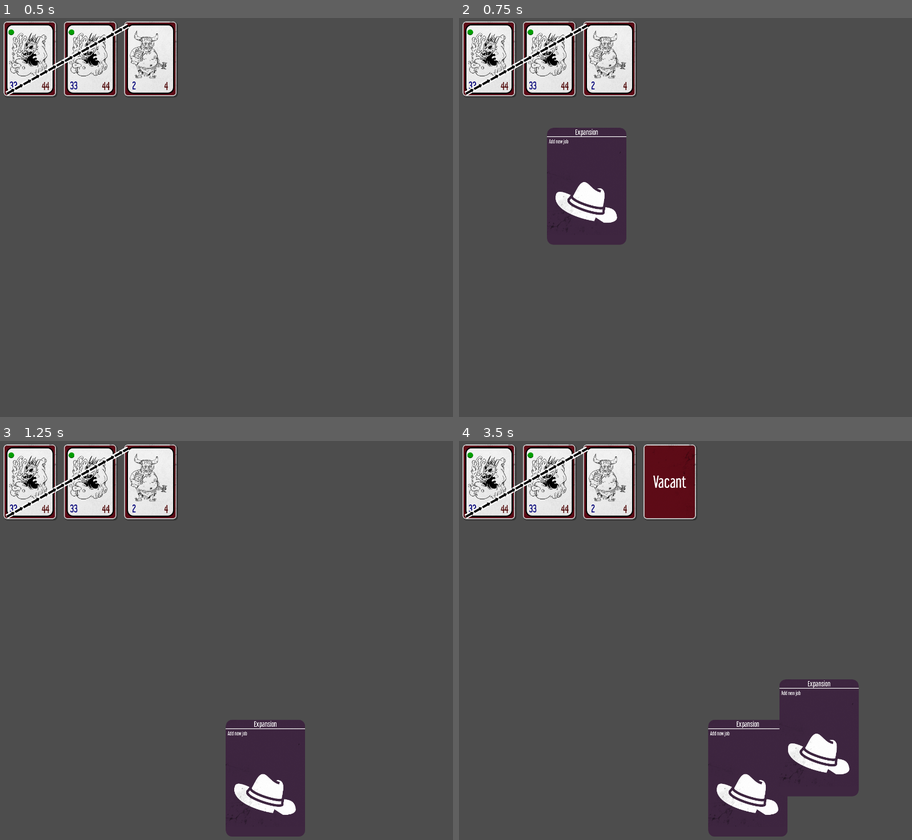
Above: before the commit, frames 1-4 (two rows, left to right).
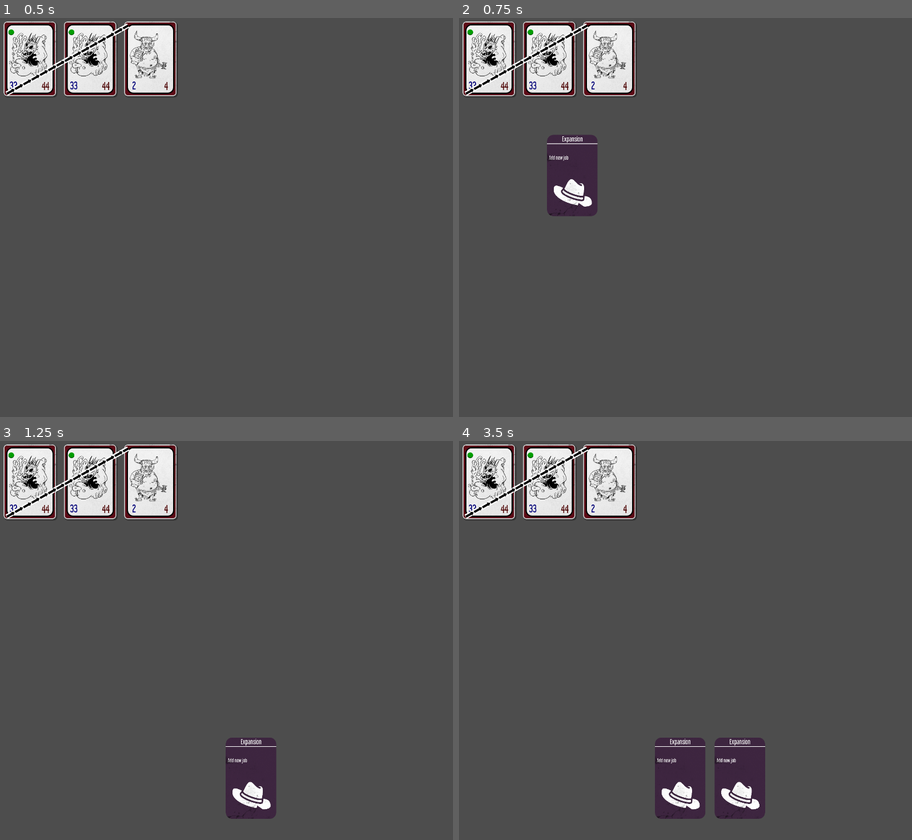
Above: after the commit, the same moments.

Repository: TicklesTheBrain/HellManager
Game: Godot game, scene res://scenes/main.tscn
Same seed, same stepped clock (60 frames per second), same inputs: the game is played once before the commit and once after it.
Inputs (mouse positions are in pixels of both pictures, inside the frame that each line leads up to):
- Up to frame 1 (0.5 s): no input
- Up to frame 2 (0.75 s): tap Enter at 0.5 s; move the mouse to (785, 197) at 0.52 s; hold D (draw) from 0.53 s (still down); click (785, 197) at 0.67 s
- Up to frame 3 (1.25 s): keep holding D (draw)
- Up to frame 4 (3.5 s): release D (draw) at 1.25 s; drag from (590, 660) to (662, 724) at 1.27 s; tap Space at 2 s; move the mouse to (730, 552) at 2.02 s; hold D (draw) 2.03-2.75 s; click (730, 552) at 2.17 s; drag from (662, 724) to (545, 580) at 2.77 s

Frame 1 is identical in both runs. In frame 2, 3.5% of the frame differs, in the area x 19-37%, y 27-57%; in frame 3, 3.3%; in frame 4, 13%, in the area x 40-89%, y 0-100%.

Commit message:
tinkering 1

Diff:
--- a/Events.gd
+++ b/Events.gd
@@ -49,6 +49,10 @@
 signal jobDragEnd(jobUI: JobUI)
 signal goalClicked(goal, button: MouseButton)
 signal buttonClicked(someSortOfButtonMeaningHere)
+signal employeeUIMouseOverStart(employeeUI: EmployeeUI)
+signal employeeUIMouseOverEnd(employeeUI: EmployeeUI)
+signal employeeUIDetailsRequest(employeeUI: EmployeeUI)
+signal employeeUIDetailsCloseRequest(employeeUI: EmployeeUI)
 
 
 #DANGER ZONE
--- a/InputManager.gd
+++ b/InputManager.gd
@@ -3,6 +3,7 @@
 
 @export var phase: int = 1
 @export var hand: Hand
+@export var mouseOverAllowed: bool = true
 
 var draggedJob: JobUI = null
 var activeChoice: Callable = Callable()
@@ -11,6 +12,15 @@
 	Events.cardClicked.connect(cardClicked)
 	Events.jobClicked.connect(jobClicked)
 	Events.jobClickReleased.connect(jobClickReleased)
+	Events.employeeUIMouseOverStart.connect(employeeMouseOverStart)
+	Events.employeeUIMouseOverEnd.connect(employeeMouseOverEnd)
+
+func employeeMouseOverStart(empUI: EmployeeUI):
+	if mouseOverAllowed and empUI.requestMouseOver:
+		Events.employeeUIDetailsRequest.emit(empUI)
+
+func employeeMouseOverEnd(empUI: EmployeeUI):
+	Events.employeeUIDetailsCloseRequest.emit(empUI)
 
 func cardClicked(cardUI: CardUI, button: MouseButton):
 
@@ -19,9 +29,9 @@
 	if phase == 1 and button == MOUSE_BUTTON_LEFT:
 		hand.useCard(cardUI.card, receiveActiveChoice)
 
-func jobClicked(jobUI: JobUI, button):
+func jobClicked(jobUI: JobUI, _button):
 
-	print('clicked on job ', jobUI, " with button ", button)
+	#print('clicked on job ', jobUI, " with button ", button)
 
 	if not activeChoice.is_null():
 		#print('gonna try validate choice')
--- /dev/null
+++ b/scenes/MouseOverLord.gd
@@ -0,0 +1,28 @@
+extends Node2D
+class_name MouseOverLord
+
+var employeeToShow: Employee
+var jobToShow: Job
+
+func _ready():
+    Events.employeeUIDetailsRequest.connect(showEmployee)
+    Events.employeeUIDetailsCloseRequest.connect(hideEmployee)
+
+func destroyCurrentEmployeeShow():
+    if get_children().size() > 0:
+        get_children()[0].queue_free()
+
+
+func showEmployee(empUI: EmployeeUI):
+    var emp = empUI.employee
+    destroyCurrentEmployeeShow()
+    var newShow = EmployeeUILord.makeNewEmployeeUI(emp, true)
+    employeeToShow = emp
+    add_child(newShow)
+
+func hideEmployee(empUI: EmployeeUI):
+    var emp = empUI.employee
+    if emp != employeeToShow:
+        return
+    destroyCurrentEmployeeShow()
+    employeeToShow = null
--- a/scenes/cardUI.tscn
+++ b/scenes/cardUI.tscn
@@ -22,8 +22,8 @@
 [node name="CardUI" type="Control" node_paths=PackedStringArray("nameOfCard", "cardText", "employeePos", "cardPic")]
 layout_mode = 3
 anchors_preset = 0
-offset_right = 250.0
-offset_bottom = 368.0
+offset_right = 163.0
+offset_bottom = 257.0
 script = ExtResource("1_7wjcq")
 nameOfCard = NodePath("CardFrame/NameOfCard")
 cardText = NodePath("CardFrame/TextOfCard")
@@ -33,19 +33,21 @@
 [node name="CardFrame" type="Panel" parent="."]
 clip_children = 2
 layout_mode = 1
-anchors_preset = 15
-anchor_right = 1.0
-anchor_bottom = 1.0
+anchors_preset = -1
+anchor_right = 0.975
+anchor_bottom = 0.996
+offset_right = 0.0749969
+offset_bottom = 0.0279846
 grow_horizontal = 2
 grow_vertical = 2
 theme_override_styles/panel = SubResource("StyleBoxFlat_xyd8l")
 
 [node name="NameOfCard" type="Label" parent="CardFrame"]
 layout_mode = 2
-offset_right = 250.0
+offset_right = 161.0
 offset_bottom = 27.0
 theme_override_fonts/font = ExtResource("2_k1y3r")
-theme_override_font_sizes/font_size = 22
+theme_override_font_sizes/font_size = 20
 text = "Hire Demon"
 horizontal_alignment = 1
 vertical_alignment = 1
@@ -55,7 +57,7 @@
 layout_mode = 2
 offset_left = 1.0
 offset_top = 26.0
-offset_right = 250.0
+offset_right = 181.0
 offset_bottom = 30.0
 theme_override_styles/separator = SubResource("StyleBoxLine_ioek6")
 
@@ -63,32 +65,32 @@
 layout_mode = 2
 offset_left = 6.0
 offset_top = 33.0
-offset_right = 243.0
-offset_bottom = 105.0
+offset_right = 158.0
+offset_bottom = 111.0
 theme_override_constants/line_spacing = -1
 theme_override_fonts/font = ExtResource("2_k1y3r")
 theme_override_font_sizes/font_size = 16
-text = "This is a text of card. It explains what card does and stuff. THis is useful, although should not be long."
+text = "This is a text of card. It explains what card does and stuff. This is useful, although should not be long."
+vertical_alignment = 1
 autowrap_mode = 2
 
 [node name="CardPic" type="TextureRect" parent="CardFrame"]
 layout_mode = 0
-offset_left = 19.0
-offset_top = 131.0
-offset_right = 228.0
-offset_bottom = 340.0
+offset_left = 16.0
+offset_top = 113.0
+offset_right = 146.0
+offset_bottom = 253.0
 texture = ExtResource("3_xo1ia")
 expand_mode = 1
 
 [node name="Texture" type="Sprite2D" parent="CardFrame"]
 material = SubResource("CanvasItemMaterial_k201i")
-position = Vector2(160, 136)
+position = Vector2(181, 73)
 rotation = 3.14159
 scale = Vector2(0.804749, 0.804749)
 texture = ExtResource("3_w4waq")
 
 [node name="EmployeePosition" type="Node2D" parent="."]
-position = Vector2(0, 33)
-metadata/_edit_group_ = true
+position = Vector2(6, 32)
 
 [connection signal="gui_input" from="CardFrame" to="." method="_on_card_frame_gui_input"]
--- a/scenes/employeeUILord.tscn
+++ b/scenes/employeeUILord.tscn
@@ -1,8 +1,10 @@
-[gd_scene load_steps=3 format=3 uid="uid://bgn1hsdj1vstc"]
+[gd_scene load_steps=4 format=3 uid="uid://bgn1hsdj1vstc"]
 
 [ext_resource type="Script" path="res://src/ui_code/EmployeeUILord.gd" id="1_uyk8s"]
 [ext_resource type="PackedScene" uid="uid://dqta314ss8ngg" path="res://scenes/employeeUISmall.tscn" id="2_gniuj"]
+[ext_resource type="PackedScene" uid="uid://qd4r5iqbaah3" path="res://scenes/employeeUI.tscn" id="3_n1spa"]
 
 [node name="EmployeeUILord" type="Node"]
 script = ExtResource("1_uyk8s")
 employeeUIPacked = ExtResource("2_gniuj")
+employeeUIPackedBig = ExtResource("3_n1spa")
--- a/scenes/employeeUISmall.tscn
+++ b/scenes/employeeUISmall.tscn
@@ -23,11 +23,15 @@
 [sub_resource type="CanvasItemMaterial" id="CanvasItemMaterial_mdt14"]
 blend_mode = 3
 
+[sub_resource type="RectangleShape2D" id="RectangleShape2D_lm160"]
+size = Vector2(143, 212)
+
 [node name="EmployeeVisualSmall" type="Node2D" node_paths=PackedStringArray("prestigeLabel", "capacityLabel", "employeePic")]
 script = ExtResource("1_vqegc")
 prestigeLabel = NodePath("Prestige")
 capacityLabel = NodePath("Capacity")
 employeePic = NodePath("EmployePic")
+requestMouseOver = true
 
 [node name="Panel" type="Panel" parent="."]
 clip_children = 2
@@ -80,3 +84,12 @@
 horizontal_alignment = 1
 vertical_alignment = 1
 metadata/_edit_use_anchors_ = true
+
+[node name="MouseOverArea" type="Area2D" parent="."]
+
+[node name="CollisionShape2D" type="CollisionShape2D" parent="MouseOverArea"]
+position = Vector2(75.5, 110)
+shape = SubResource("RectangleShape2D_lm160")
+
+[connection signal="mouse_entered" from="MouseOverArea" to="." method="_mouse_entered"]
+[connection signal="mouse_exited" from="MouseOverArea" to="." method="_mouse_exited"]
--- a/scenes/jobUI.tscn
+++ b/scenes/jobUI.tscn
@@ -38,6 +38,7 @@
 offset_top = -176.0
 offset_right = 133.0
 offset_bottom = 174.0
+mouse_filter = 1
 theme_override_styles/panel = SubResource("StyleBoxFlat_5x8bu")
 metadata/_edit_group_ = true
 
--- a/scenes/jobUISmall.tscn
+++ b/scenes/jobUISmall.tscn
@@ -38,6 +38,7 @@
 offset_top = -123.0
 offset_right = 81.0
 offset_bottom = 112.0
+mouse_filter = 1
 theme_override_styles/panel = SubResource("StyleBoxFlat_5x8bu")
 metadata/_edit_group_ = true
 
--- a/scenes/main.tscn
+++ b/scenes/main.tscn
@@ -1,7 +1,8 @@
-[gd_scene load_steps=54 format=3 uid="uid://d020x540ssu4g"]
+[gd_scene load_steps=55 format=3 uid="uid://d020x540ssu4g"]
 
 [ext_resource type="Script" path="res://Main.gd" id="1_nbim8"]
 [ext_resource type="Script" path="res://src/ui_code/CompanyUIManager.gd" id="2_hwxbs"]
+[ext_resource type="Script" path="res://scenes/MouseOverLord.gd" id="3_2pjbp"]
 [ext_resource type="PackedScene" uid="uid://bdewx43gbc46u" path="res://scenes/flowLine.tscn" id="3_m468t"]
 [ext_resource type="Script" path="res://src/company/JobManager.gd" id="5_1cdr4"]
 [ext_resource type="PackedScene" uid="uid://dccekuf7o544k" path="res://scenes/jobUISmall.tscn" id="5_b0wxn"]
@@ -179,6 +180,10 @@
 script = ExtResource("23_xx20n")
 hand = NodePath("../HandCards")
 
+[node name="MouseOverLord" type="Node2D" parent="."]
+position = Vector2(1188, 27)
+script = ExtResource("3_2pjbp")
+
 [node name="CompanyUILord" type="Node2D" parent="." node_paths=PackedStringArray("jobManager", "lineLayer", "jobLayer", "tokenLayer")]
 script = ExtResource("2_hwxbs")
 jobManager = NodePath("../JobLord")
--- a/src/cards/Hand.gd
+++ b/src/cards/Hand.gd
@@ -16,10 +16,10 @@
     selectedCard = card
 
     while not card.isSetup():
-        print('inside not card is Setup')
+        #print('inside not card is Setup')
         receiveActiveChoice.call_deferred(card.ask()) #this WHOLE CHOICE scheduling thing is a mess and should be rethought
         await Events.choiceMade
-        print('after choice made')
+        #print('after choice made')
         if selectedCard != card:
             print('selected card abborted')
             return
--- a/src/ui_code/CardUI.gd
+++ b/src/ui_code/CardUI.gd
@@ -19,11 +19,7 @@
 	cardText.text = card.cardText
 
 	if not card.employee == null:
-		var empUI = EmployeeUILord.getEmployeeUI(card.employee)
-		if empUI == null:
-			empUI = EmployeeUILord.makeNewEmployeeUI(card.employee)
-		if empUI.get_parent() != null:
-			empUI.get_parent().remove_child(empUI)
+		var empUI = EmployeeUILord.makeNewEmployeeUI(card.employee)
 		employeePos.add_child(empUI)
 	else:
 		cardPic.texture = card.cardIcon
--- a/src/ui_code/CompanyUIManager.gd
+++ b/src/ui_code/CompanyUIManager.gd
@@ -164,7 +164,7 @@
 	if tokenUI.get_parent() is Container:
 		var previousPos = tokenUI.global_position
 		tokenUI.get_parent().remove_child(tokenUI)
-		print('previous pos ', previousPos)
+		#print('previous pos ', previousPos)
 		tokenUI.position = previousPos
 		tokenLayer.add_child(tokenUI)
 	var line = getLineUI(from, to)
--- a/src/ui_code/EmployeeUILord.gd
+++ b/src/ui_code/EmployeeUILord.gd
@@ -1,26 +1,30 @@
 extends Node
 
 @export var employeeUIPacked: PackedScene
-@export var employeeUIs: Array[EmployeeUI] = []
+@export var employeeUIPackedBig: PackedScene
+#@export var employeeUIs: Array[EmployeeUI] = []
 
-func _ready():
-	Events.employeeConsumed.connect(func(e,_j): destroyEmployeeUI(e))
+#func _ready():
+	#Events.employeeConsumed.connect(func(e,_j): destroyEmployeeUI(e))
 
-func makeNewEmployeeUI(employee: Employee) -> EmployeeUI:
-	var newUI = employeeUIPacked.instantiate()
+func makeNewEmployeeUI(employee: Employee, big: bool = false) -> EmployeeUI:
+	var newUI
+	if big:
+		newUI = employeeUIPackedBig.instantiate()
+	else:
+		newUI = employeeUIPacked.instantiate()
 	newUI.employee = employee
-	employeeUIs.push_back(newUI)
 	return newUI
 
-func getEmployeeUI(employee: Employee) -> EmployeeUI:
-	var matching = employeeUIs.filter(func(u): return u.employee == employee)
-	if matching.size() == 0:
-		return null
-	else:
-		return matching[0]
+# func getEmployeeUI(employee: Employee) -> EmployeeUI:
+# 	var matching = employeeUIs.filter(func(u): return u.employee == employee)
+# 	if matching.size() == 0:
+# 		return null
+# 	else:
+# 		return matching[0]
 
-func destroyEmployeeUI(employee: Employee):
-	var ui = getEmployeeUI(employee)
-	if ui != null:
-		ui.queue_free()
-		employeeUIs.erase(ui)
+# func destroyEmployeeUI(employee: Employee):
+# 	var ui = getEmployeeUI(employee)
+# 	if ui != null:
+# 		ui.queue_free()
+# 		employeeUIs.erase(ui)
--- a/src/ui_code/EmployeeUIl.gd
+++ b/src/ui_code/EmployeeUIl.gd
@@ -10,6 +10,7 @@
 @export var capacityLabel: Label
 @export var employeeTextLabel: Label
 @export var employeePic: TextureRect
+@export var requestMouseOver: bool
 
 func _ready():
 	if employee != null:
@@ -26,3 +27,11 @@
 		prestigeLabel.text = str(employee.prestige)
 	if capacityLabel != null:
 		capacityLabel.text = str(employee.capacity)
+
+func _mouse_exited():
+	print('emp UI mouse leave')
+	Events.employeeUIMouseOverEnd.emit(self)
+
+func _mouse_entered():
+	print('emp UI mouse enter')
+	Events.employeeUIMouseOverStart.emit(self)
--- a/src/ui_code/JobUI.gd
+++ b/src/ui_code/JobUI.gd
@@ -26,7 +26,7 @@
 	Events.jobDragEnd.connect(func(j): if j == self: endDrag())
 
 func addEmployee(employee: Employee):
-	print('add employee triggered')
+	#print('add employee triggered')
 	emptyContainer.visible = false
 	employeePos.add_child(EmployeeUILord.makeNewEmployeeUI(employee))
 
@@ -34,7 +34,9 @@
 	emptyContainer.visible = true
 
 func _on_job_frame_gui_input(event):
+
 	if event is InputEventMouseButton:
+		print('event mouse button on job frame gui')
 		if event.is_pressed():
 			Events.jobClicked.emit(self, event.button_index)
 		elif event.is_released():
--- a/src/ui_code/cardUILord.gd
+++ b/src/ui_code/cardUILord.gd
@@ -27,8 +27,5 @@
 	var ui = getCardUI(card)
 	if ui != null:
 
-		#Need to refactor this, because it smells real bad
-		if ui.card.employee != null:
-			EmployeeUILord.destroyEmployeeUI(ui.card.employee)
 		ui.queue_free()
 		cardUIs.erase(ui)
--- a/src/ui_code/flow_line_UI.gd
+++ b/src/ui_code/flow_line_UI.gd
@@ -18,7 +18,7 @@
 
 func updateLine():
     if fromUI == null or toUI == null or from == null or to == null:
-        print('line setup, something went wrong')
+        #print('line setup, something went wrong')
         return
 
     var toIndex: int = to.inflow.find(from)
Not shown: 1 places in scenes/employeeUISmall.tscn that only renumber resources
